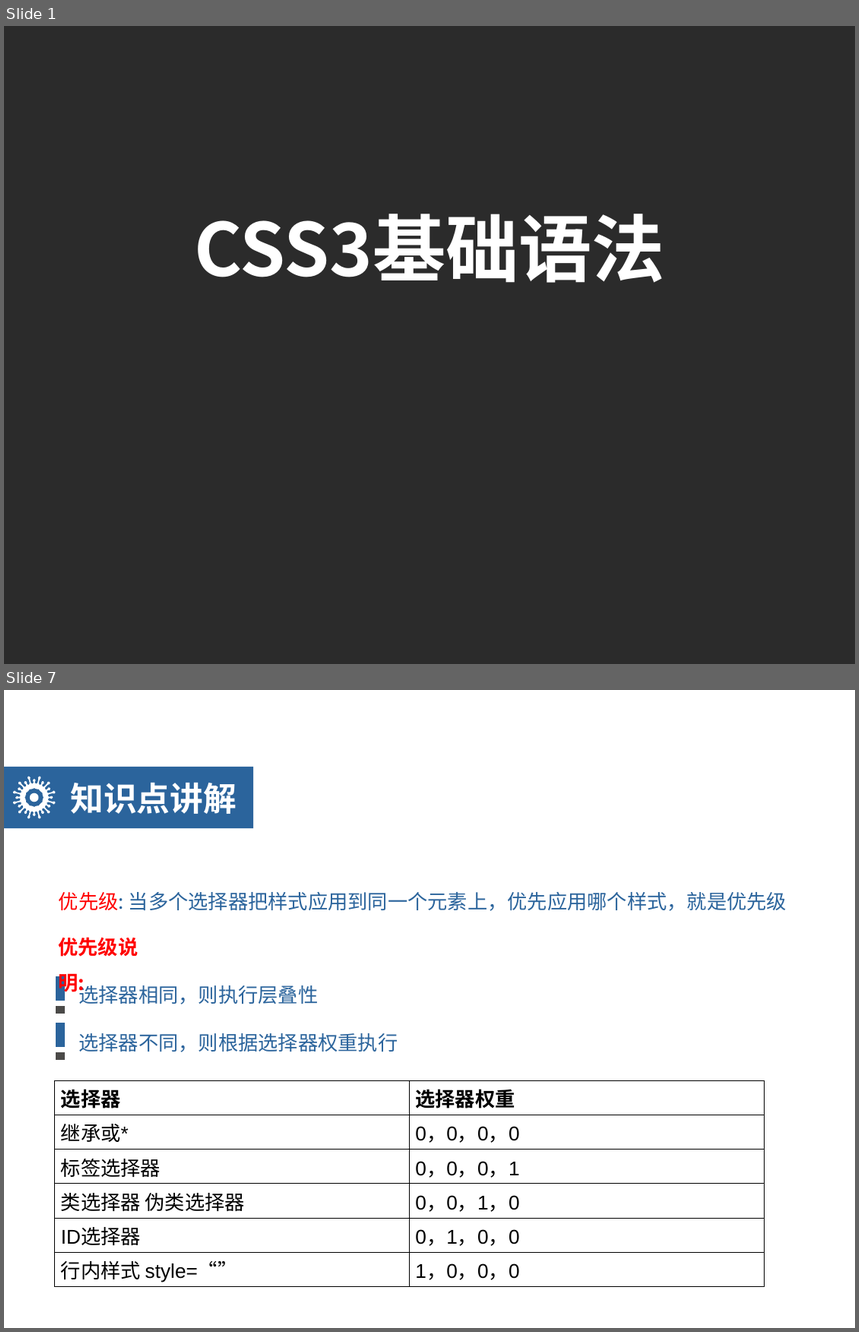
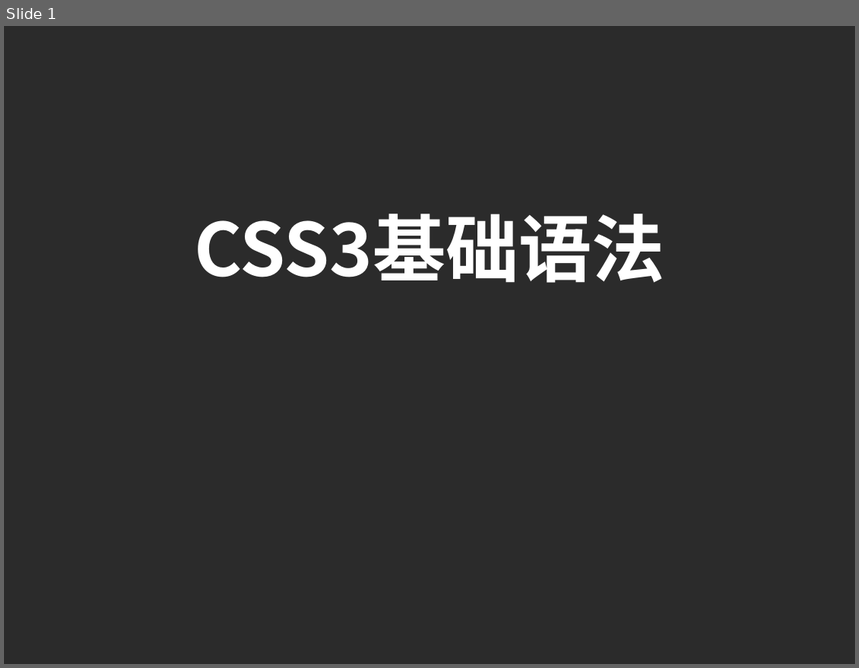
Before and after one commit to Ischenchenya/HTMLandCSSCourse, a slide deck: day06-CSS3/teach/day06-HTML5CSS3.pptx. Shown one above the other, each under a label of ours: slides 1 and 7 before the commit, slide 1 after it; the slides between them are not shown. The pictures are 859x1332 and 859x668 pixels, drawn with LibreOffice and Linux fonts; fonts in the diff are those of the drawing; background and template pictures are left out; a plain dark background stands for a picture behind light text. Boxes give left, top, right and bottom in pixels: in the first picture for what was removed or moved away, otherwise in the second. Text is boxed around its words. In the diff, an @@ line names an element or a change of style, - is before the commit and + after.

```diff
--- a/day06-CSS3/teach/day06-HTML5CSS3.pptx
+++ b/day06-CSS3/teach/day06-HTML5CSS3.pptx
@@ slide 7 removed at (4, 690, 855, 1328), background picture (left out) @@
@@ rectangle removed at (4, 767, 253, 828) @@
@@ freeform shape removed at (13, 776, 56, 818) @@
@@ text removed at (70, 782, 237, 814) @@
-知识点讲解
@@ text removed at (59, 892, 787, 911) @@
-优先级: 当多个选择器把样式应用到同一个元素上，优先应用哪个样式，就是优先级
@@ text removed at (58, 937, 138, 996) @@
-优先级说明:
@@ rectangle removed at (55, 976, 66, 1002) @@
@@ text removed at (78, 982, 318, 1005) @@
-选择器相同，则执行层叠性
@@ rectangle removed at (55, 1005, 66, 1015) @@
@@ rectangle removed at (55, 1022, 66, 1047) @@
@@ rectangle removed at (55, 1052, 66, 1061) @@
@@ text removed at (78, 1034, 398, 1053) @@
-选择器不同，则根据选择器权重执行
@@ table removed at (55, 1081, 765, 1287), 6 rows, 2 columns @@
-选择器 | 选择器权重
-继承或* | 0，0，0，0
-标签选择器 | 0，0，0，1
-类选择器 伪类选择器 | 0，0，1，0
-ID选择器 | 0，1，0，0
-行内样式 style=“” | 1，0，0，0
```
Also in this commit, not shown: 23 other slides changed, 14 slides added, 9 other slides removed, 1 other file.
